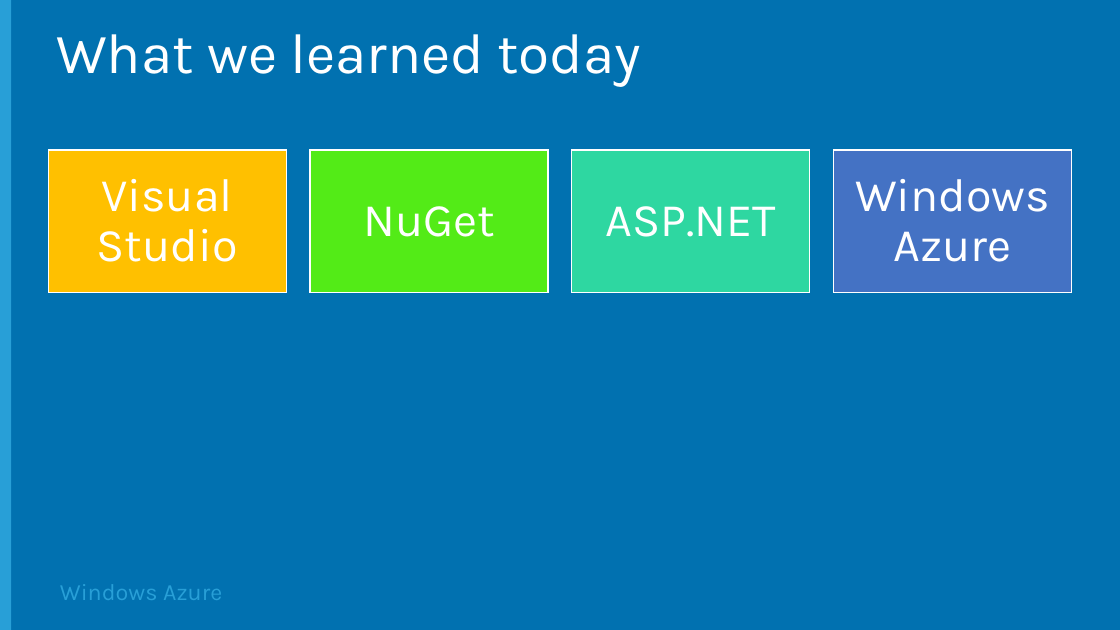
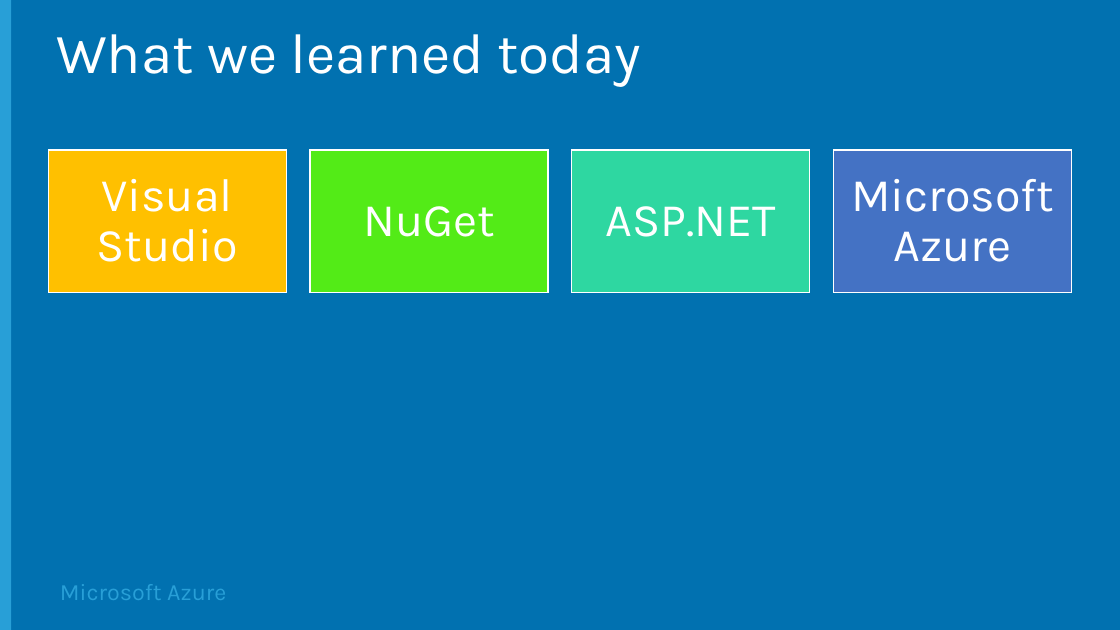
Before and after one commit to Microsoft-Web/DECK-Conclusion, a slide deck: slide 4 of 8-Conclusion.pptx. Drawn at 1120x630 pixels with LibreOffice and Linux fonts; fonts in the diff are those of the drawing; background and template pictures are left out. Boxes give left, top, right and bottom in pixels: in the first picture for what was removed or moved away, otherwise in the second. Text is boxed around its words. In the diff, an @@ line names an element or a change of style, - is before the commit and + after.

Commit message:
Changed Windows Azure to Microsoft Azure

```diff
--- a/8-Conclusion.pptx
+++ b/8-Conclusion.pptx
@@ text at bbox=[851, 179, 1054, 262]: text changed @@
-Windows Azure
+Microsoft Azure
@@ text at bbox=[60, 584, 226, 600]: text changed @@
-Windows Azure
+Microsoft Azure
```
Also in this commit, not shown: 10 other slides changed, 1 slide added, 1 slide removed, 1 other file.
